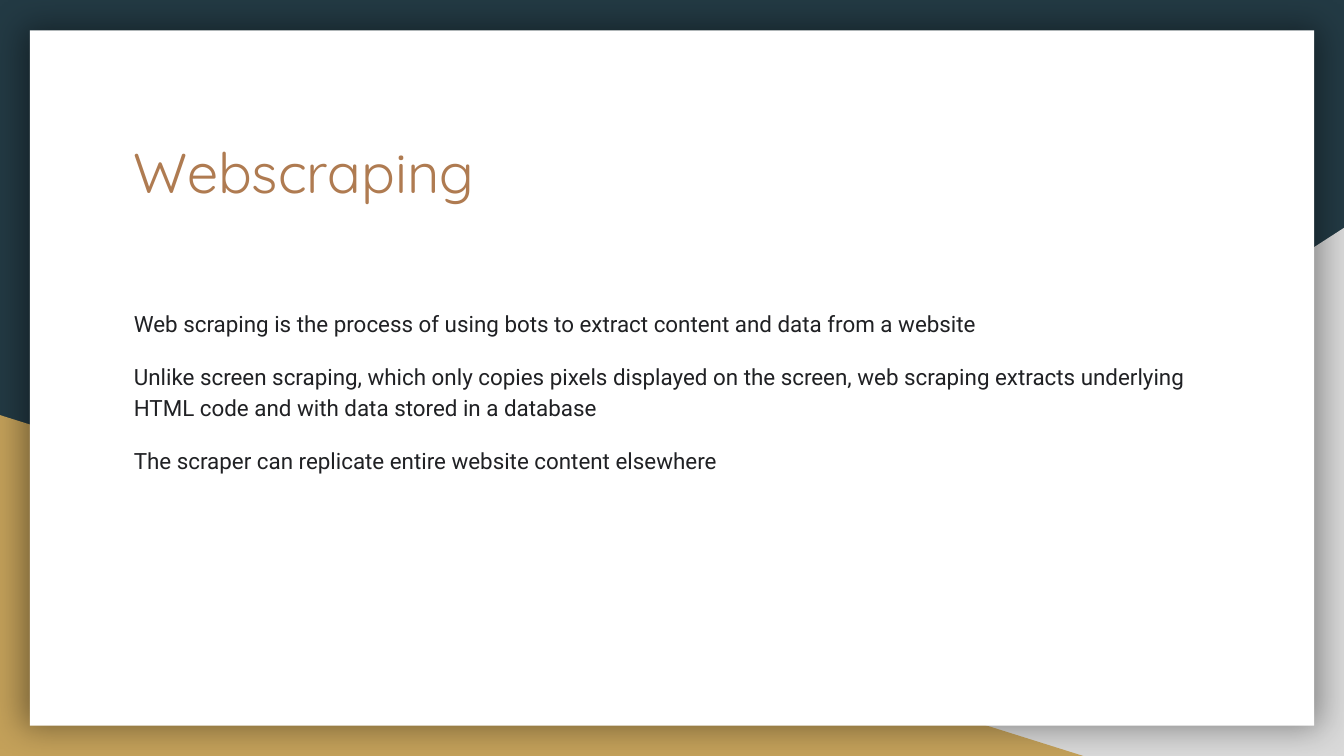
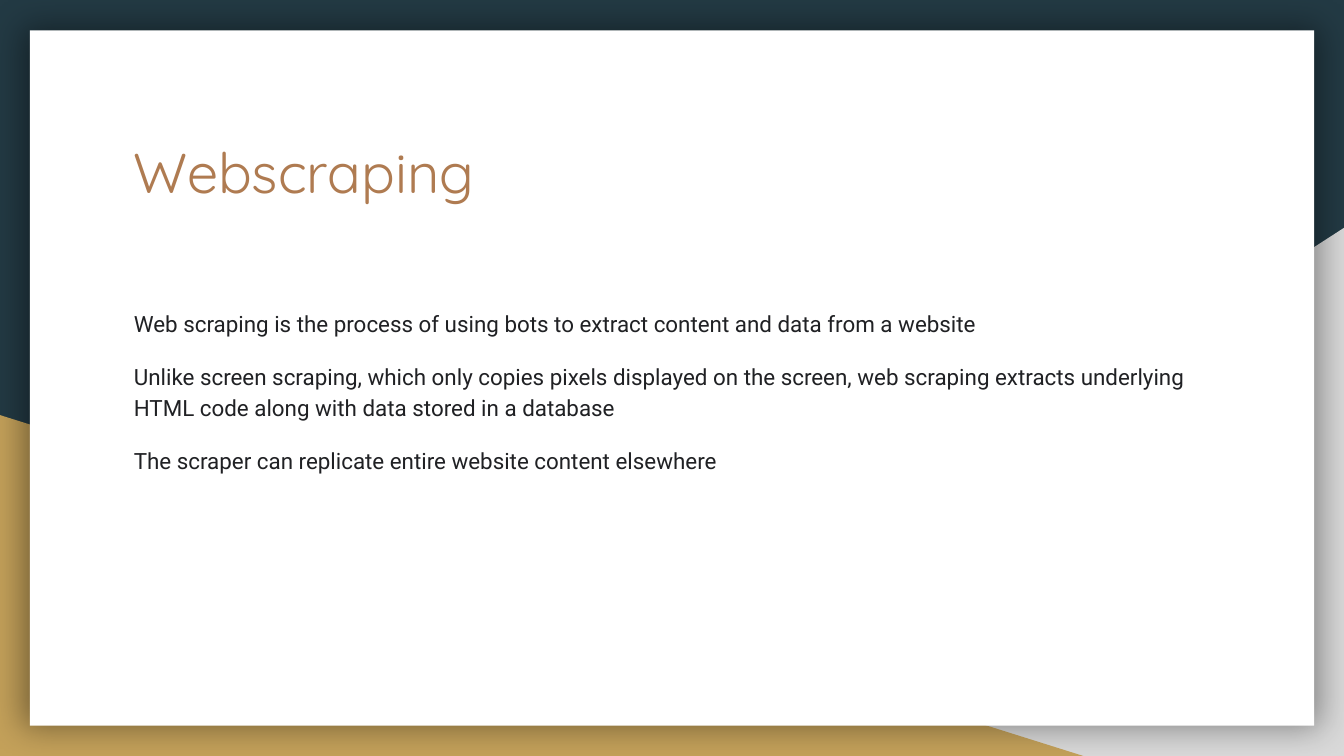
Before and after one commit to dbetzel/Springboard, a slide deck: slide 4 of Capstone3/Capstone3Final/Natural Language Generation Capstone 3.pptx. Drawn at 1344x756 pixels with LibreOffice and Linux fonts; fonts in the diff are those of the drawing. Boxes give left, top, right and bottom in pixels: in the first picture for what was removed or moved away, otherwise in the second. Text is boxed around its words. In the diff, an @@ line names an element or a change of style, - is before the commit and + after.

```diff
--- a/Capstone3/Capstone3Final/Natural Language Generation Capstone 3.pptx
+++ b/Capstone3/Capstone3Final/Natural Language Generation Capstone 3.pptx
@@ text at [134,368,1184,421]: text changed @@
-Unlike screen scraping, which only copies pixels displayed on the screen, web scraping extracts underlying HTML code and with data stored in a database
+Unlike screen scraping, which only copies pixels displayed on the screen, web scraping extracts underlying HTML code along with data stored in a database
```
